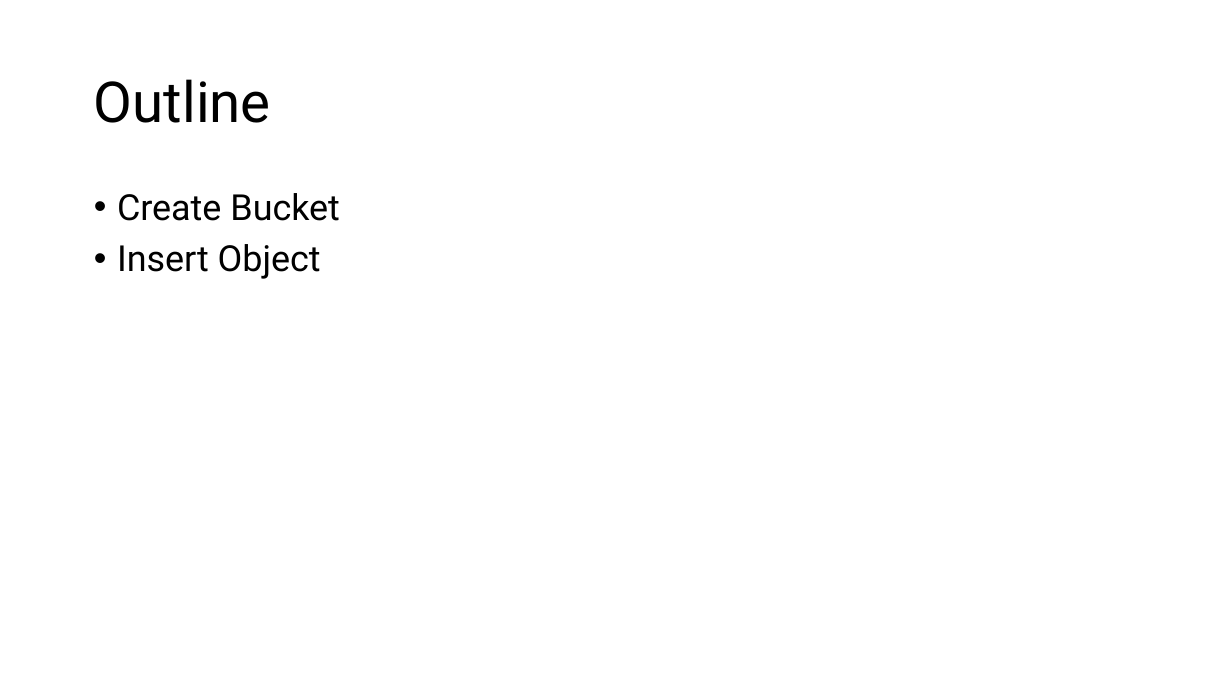
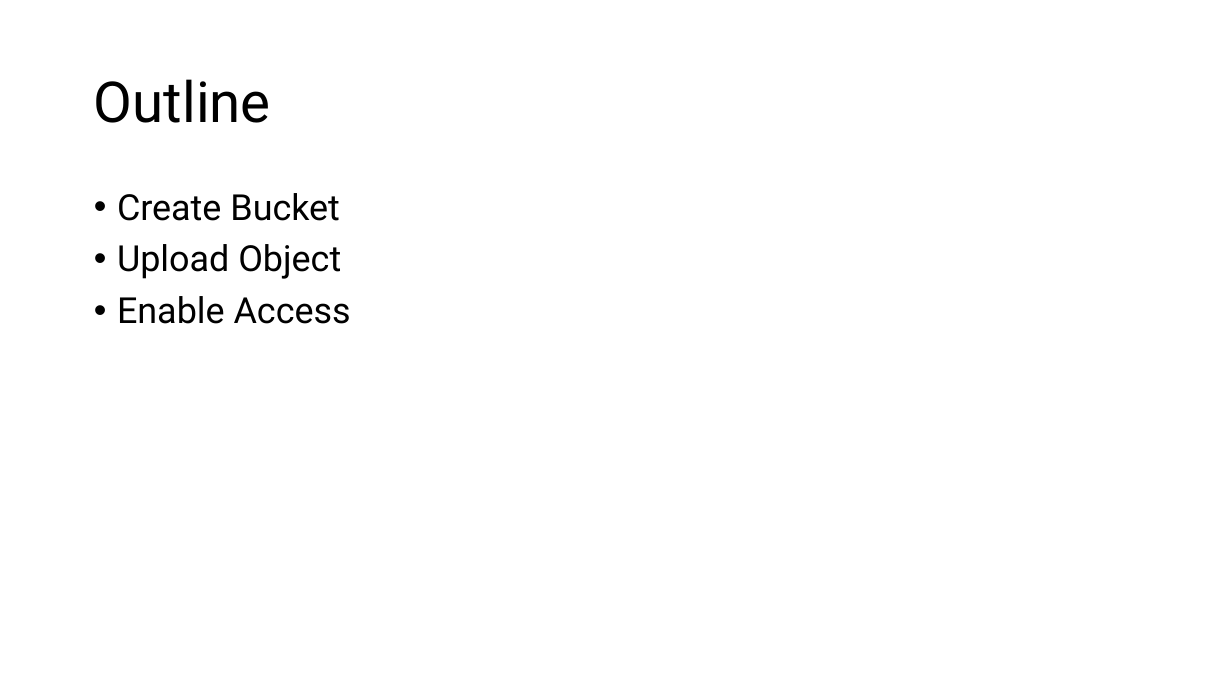
Before and after one commit to ariel055132/Notes, a slide deck: slide 2 of AWS/source/S3/S3BucketsObjects.pptx. Drawn at 1232x693 pixels with LibreOffice and Linux fonts; fonts in the diff are those of the drawing. Boxes give left, top, right and bottom in pixels: in the first picture for what was removed or moved away, otherwise in the second. Text is boxed around its words. In the diff, an @@ line names an element or a change of style, - is before the commit and + after.

Commit message:
finish working with s3 buckets and objects basics

```diff
--- a/AWS/source/S3/S3BucketsObjects.pptx
+++ b/AWS/source/S3/S3BucketsObjects.pptx
@@ text at <box>117,244,351,324</box>: text changed @@
-• Insert Object
+• Upload Object
+• Enable Access
```
Also in this commit, not shown: 2 other slides changed, 12 slides added.
